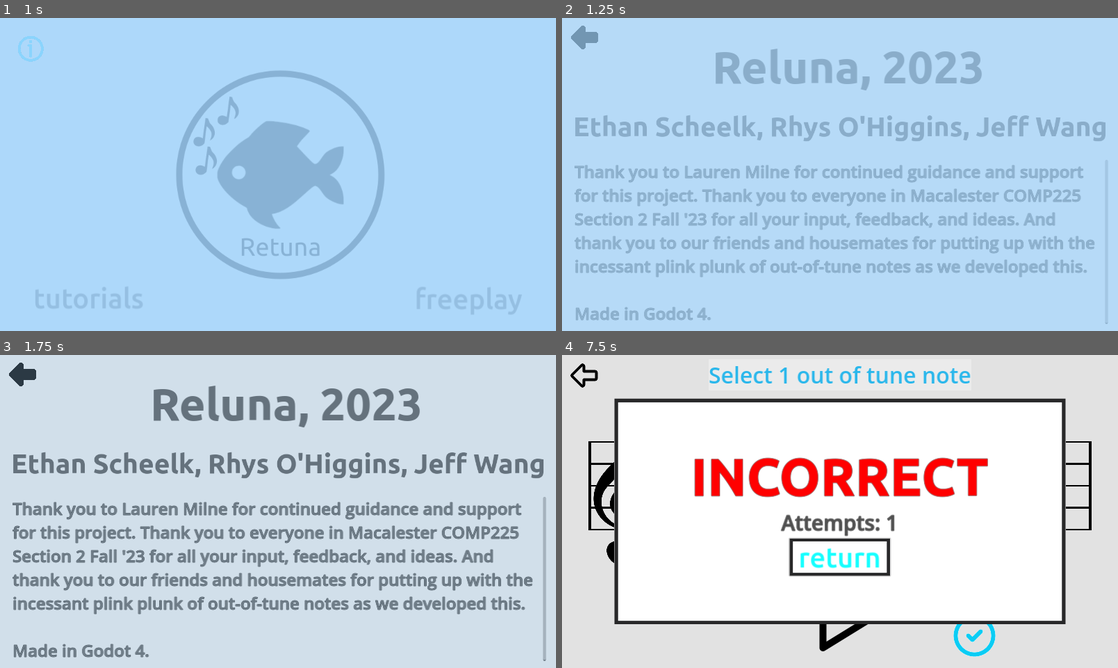
Above: before the commit, frames 1-4 (two rows, left to right).
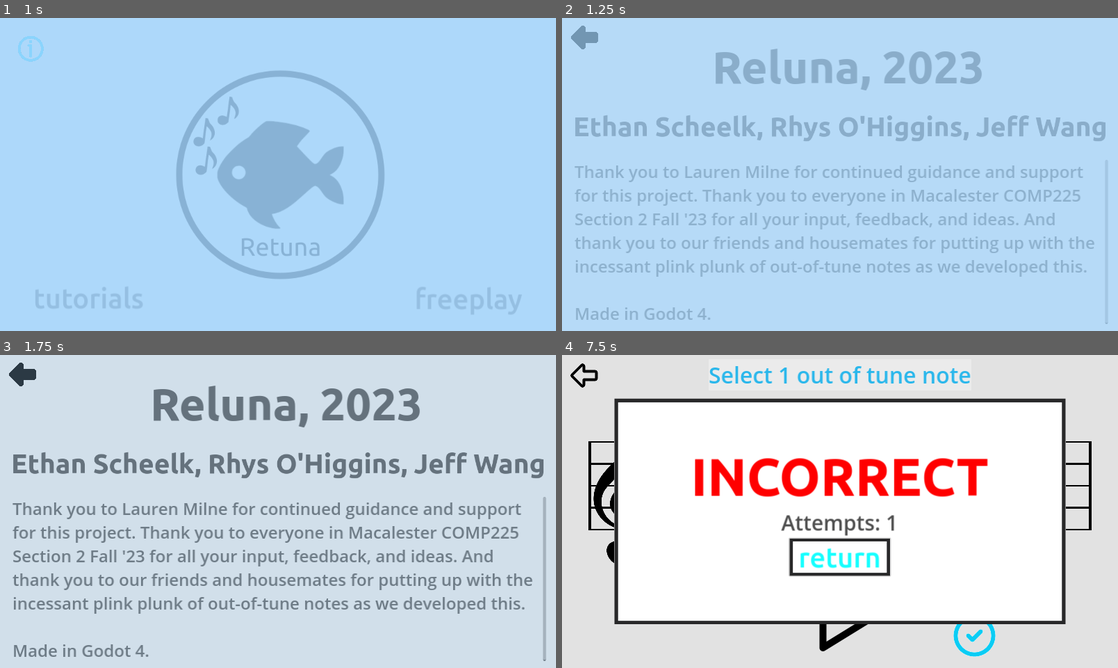
Above: after the commit, the same moments.

Repository: Sniggiho/COMP225-Reluna
Game: Godot game, scene res://Scenes/MainMenu/menuScreen.tscn
The game is run twice, just before and just after one commit, with the same random seed, the same clock (stepped at 60 frames per second) and the same inputs.
Inputs (mouse positions are in pixels of both pictures, inside the frame that each line leads up to):
- Up to frame 1 (1 s): click (33, 49) at 0.5 s
- Up to frame 2 (1.25 s): no input
- Up to frame 3 (1.75 s): tap Enter (ui_accept) at 1.25, 1.52 s; move the mouse to (400, 495) at 1.27 s; hold Right (ui_right) from 1.28 s (still down); hold Space (play) from 1.28 s (still down)
- Up to frame 4 (7.5 s): move the mouse to (728, 527) at 2.02 s; release Right (ui_right) at 2.03 s; release Space (play) at 2.03 s; hold Down (ui_down) 2.03-2.78 s; tap Space (play) at 2.1 s; tap Enter (ui_accept) at 2.27 s; move the mouse to (895, 442) at 2.77 s; hold Right (ui_right) 2.78-3.5 s; hold Space (play) 2.78-3.5 s; click "freeplay" at 3.5 s; click (1073, 401) at 4.25 s; click (840, 621) at 5 s; click (840, 621) at 5.75 s; click (739, 486) at 6.52 s; click (973, 636) at 7.25 s

Frame 1 is identical in both runs. In frame 2, 1.5% of the frame differs, in the area x 2-96%, y 46-97%; in frame 3, 5.4%; in frame 4, 1.3%.

Commit message:
Removed font outlines in credits and feedback

Diff:
--- a/Project/Scenes/CreditScreen/CreditScreen.tscn
+++ b/Project/Scenes/CreditScreen/CreditScreen.tscn
@@ -12,6 +12,7 @@
 offset_top = 66.0
 offset_right = 1217.0
 offset_bottom = 216.0
+theme_override_colors/font_outline_color = Color(0, 0, 0, 0)
 text = "Reluna, 2023
 "
 
@@ -21,6 +22,7 @@
 offset_right = 2597.0
 offset_bottom = 417.0
 scale = Vector2(0.6, 0.6)
+theme_override_colors/font_outline_color = Color(0, 0, 0, 0)
 text = "Ethan Scheelk, Rhys O'Higgins, Jeff Wang
 "
 
@@ -30,6 +32,7 @@
 offset_right = 1571.0
 offset_bottom = 880.0
 theme_override_colors/default_color = Color(0.351563, 0.351563, 0.351563, 1)
+theme_override_colors/font_outline_color = Color(0, 0, 0, 0)
 theme_override_font_sizes/normal_font_size = 48
 text = "Thank you to Lauren Milne for continued guidance and support for this project. Thank you to everyone in Macales …(204 unchanged characters)…
 
--- a/Project/Scenes/GameScene/firstScene.tscn
+++ b/Project/Scenes/GameScene/firstScene.tscn
@@ -127,6 +127,7 @@
 layout_mode = 2
 theme_type_variation = &"feedback"
 theme_override_colors/default_color = Color(0, 0.639216, 0, 1)
+theme_override_colors/font_outline_color = Color(0, 0, 0, 0)
 bbcode_enabled = true
 text = "[center]CORRECT"
 fit_content = true
@@ -138,6 +139,7 @@
 layout_mode = 2
 theme_type_variation = &"feedback"
 theme_override_colors/default_color = Color(1, 0, 0, 1)
+theme_override_colors/font_outline_color = Color(0, 0, 0, 0)
 bbcode_enabled = true
 text = "[center]INCORRECT"
 fit_content = true
@@ -149,6 +151,7 @@
 layout_mode = 2
 size_flags_vertical = 10
 theme_override_colors/default_color = Color(0.305882, 0.305882, 0.305882, 1)
+theme_override_colors/font_outline_color = Color(0, 0, 0, 0)
 theme_override_font_sizes/normal_font_size = 60
 bbcode_enabled = true
 text = "[center]Attempts: 1"
@@ -163,6 +166,7 @@
 [node name="ReturnButton" type="Button" parent="Feedback/PanelContainer/CenterContainer/MarginContainer/VBoxContainer/HBoxContainer"]
 layout_mode = 2
 theme_type_variation = &"popupButtons"
+theme_override_colors/font_outline_color = Color(0, 0, 0, 0)
 text = " return "
 icon_alignment = 1
 
--- a/Project/Scenes/NewItemList/NewItemList.tscn
+++ b/Project/Scenes/NewItemList/NewItemList.tscn
@@ -100,6 +100,7 @@
 offset_right = 648.5
 offset_bottom = 365.0
 mouse_filter = 2
+color = Color(0.447059, 0.447059, 0.447059, 1)
 metadata/_edit_lock_ = true
 
 [node name="CenterContainer" type="CenterContainer" parent="FlatButton"]
@@ -111,7 +112,7 @@
 [node name="RichTextLabel" type="RichTextLabel" parent="FlatButton/CenterContainer"]
 layout_mode = 2
 mouse_filter = 2
-theme_override_colors/default_color = Color(0.164706, 0.717647, 0.921569, 1)
+theme_override_colors/default_color = Color(0.207843, 0.207843, 0.207843, 1)
 theme_override_colors/font_outline_color = Color(0, 0, 0, 0)
 theme_override_font_sizes/normal_font_size = 147
 text = "Flat"
